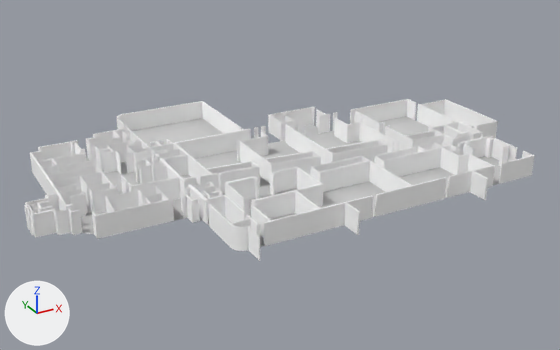
The glTF model public/models/B1F1.glb, before and after one commit.
Camera for both pictures: a 50 mm lens placed at (-8.71, -8.12, 4.61), pointed at (-3.58, 1.2, -0.05). The lights are fixed; the arrows at lower left show +X, +Y and +Z. Where no turn or scale is listed for an object, it has been applied to the vertices.

The scene before the commit, as lines of its bpy script (objects in view):
```python
me_cube_013 = bpy.data.meshes.new('Cube.013')
me_cube_013.from_pydata(...)  # 2856 vertices, 5652 faces; spans x -354.0..67.0, y -93.0..35.0, z 0.0
me_cube_013.materials.append(mat_material_002)  # white #ffffff
me_plane_002 = bpy.data.meshes.new('Plane.002')
me_plane_002.from_pydata(...)  # 129 vertices, 198 faces; spans x -6.06..1.28, y -0.72..3.88, z 0.0
me_plane_002.materials.append(mat_material)  # light grey #d5d5d5
ob_floor = bpy.data.objects.new('FLOOR', me_plane_002)
ob_floor.location = (-1.23, -0.07, 0.06)
ob_walls_001 = bpy.data.objects.new('walls.001', me_cube_013)
ob_walls_001.location = (-1.11, 0.23, 0.06)
ob_walls_001.rotation_euler = (0.0, -3.142, 0.0)  # degrees (0, -180, 0)
ob_walls_001.scale = (-0.0175, -0.0383, -0.766)
```
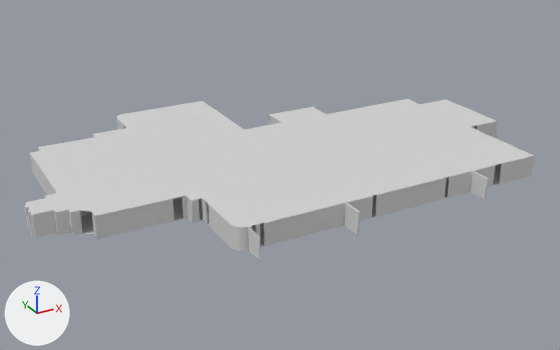
The newer file is also turned or shifted as a whole; pictures and numbers use the older file's frame.

What changed in the scene script:
```text
Change me_cube_013:
    where me_cube_013.from_pydata(...)  # 2856 vertices, 5652 faces; spans x -354.0..67.0, y -93.0..35.0, z 0.0
    remove me_cube_013.materials.append(mat_material_002)  # white #ffffff
    add me_cube_013.materials.append(mat_material)  # light grey #d5d5d5
Add me_plane_009:
    me_plane_009.from_pydata(...)  # 129 vertices, 198 faces; spans x -3.69..3.66, y -1.98..2.61, z 0.0
    me_plane_009.materials.append(mat_material)  # light grey #d5d5d5
Add ob_ceiling_003:
    ob_ceiling_003 = bpy.data.objects.new('ceiling.003', me_plane_009)
    ob_ceiling_003.location = (-3.61, 1.19, 0.37)
```

Changed parts and their boxes (x1, y1, x2, y2) in the pictures (560 x 350 px):
'walls.001', recoloured: (24, 99, 535, 261) in both
'ceiling.003', added: after (25, 99, 533, 227)
'FLOOR', unchanged, covered by the edit: before (81, 116, 501, 246); after (81, 164, 501, 246)
